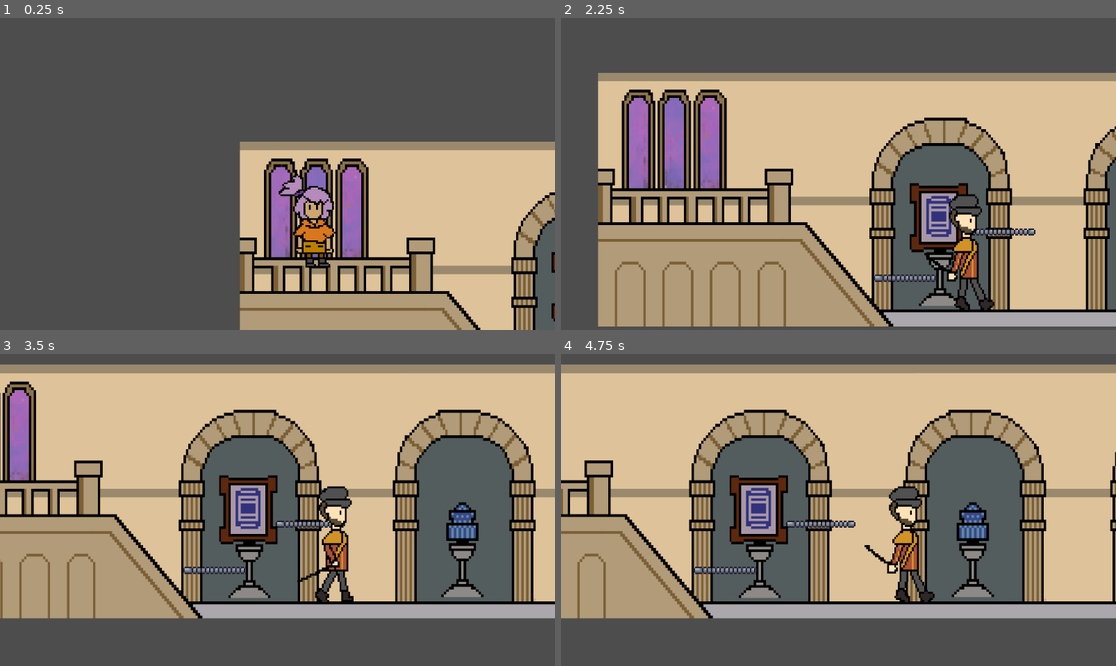
Above: before the commit, frames 1-4 (two rows, left to right).
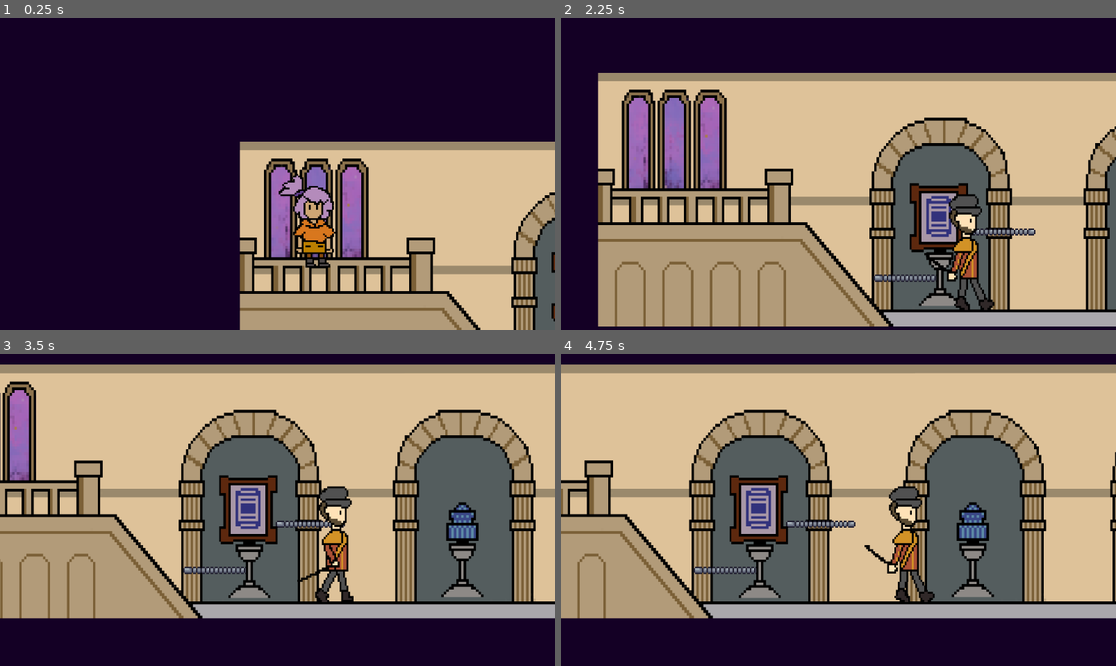
Above: after the commit, the same moments.

Repository: Will-Tate/Museum-Heist
Game: Godot game, scene res://main.tscn
The game is run twice, just before and just after one commit, with the same random seed, the same clock (stepped at 60 frames per second) and the same inputs.
Inputs:
- Up to frame 1 (0.25 s): no input
- Up to frame 2 (2.25 s): hold Right (ui_right) 0.53-2.03 s; tap S (hide_behind) at 0.6, 1.35, 2.1 s; hold Left (ui_left) from 2.03 s (still down)
- Up to frame 3 (3.5 s): release Left (ui_left) at 2.78 s; hold Right (ui_right) from 2.78 s (still down); tap S (hide_behind) at 2.85 s
- Up to frame 4 (4.75 s): tap S (hide_behind) at 3.6, 4.35 s; release Right (ui_right) at 4.28 s; hold Left (ui_left) from 4.28 s (still down)

The runs differ from the first frame. In frame 1, 66% of the frame differs, in the area x 0-100%, y 0-100%; in frame 2, 24%; in frame 3, 19%; in frame 4, 19%.

Commit message:
Small Changes

Diff:
--- a/dialogue.gd
+++ b/dialogue.gd
@@ -1,7 +1,7 @@
 extends Control
 
 # Define an array of texts
-var texts = ["Hey Ania, I have another job for you. ", "My sources have informed me that the Kritik Museum is adding another artifact to its collection, to be on display in a few days. ", "The artifact in question is Garuda’s feather. ", "Yes, THE Garuda. You’re familiar with the legend, I’m sure. ","Your mission, should you choose to accept, is to infiltrate the high security Museum, repossess the artifact, replace it with this letter","and return the artifact to the Indian people. ", "May the odds be ever in your favor"]
+var texts = ["Hey Ania, I have another job for you. ", "My sources have informed me that the Aritish Museum is adding another artifact to its collection in a few days. ", "The artifact in question is Garuda’s feather. ", "Yes, THE Garuda. You’re familiar with the legend, I’m sure. ","Your mission, should you choose to accept, is to infiltrate the high security museum ","repossess the artifact", "replace it with the letter" ,"and return the artifact to the Indian people. ", "May the odds be ever in your favor.."]
 var current_text_index = 0
 
 # Reference to the Label node
--- a/dialogue.tscn
+++ b/dialogue.tscn
@@ -1,10 +1,11 @@
-[gd_scene load_steps=6 format=3 uid="uid://j3wcm6tulvtr"]
+[gd_scene load_steps=7 format=3 uid="uid://j3wcm6tulvtr"]
 
 [ext_resource type="Texture2D" uid="uid://dluoebhi1f5gr" path="res://dialogue-box.png" id="1_gwvjd"]
 [ext_resource type="Script" path="res://dialogue.gd" id="1_ra7t6"]
 [ext_resource type="Texture2D" uid="uid://b4hsjwk5qc5r" path="res://label.png" id="2_1ahr0"]
 [ext_resource type="Texture2D" uid="uid://d2upypqaobrv0" path="res://arrow.png" id="3_5i2ro"]
-[ext_resource type="Texture2D" uid="uid://dxxiji24hlxgd" path="res://ACCEPT.png" id="5_s53q8"]
+[ext_resource type="FontFile" uid="uid://danidhgydo05m" path="res://IBMPlexMono-Medium.ttf" id="3_amo1g"]
+[ext_resource type="FontFile" uid="uid://4aviod1jluif" path="res://joystix monospace.otf" id="4_s138l"]
 
 [node name="Control" type="Control"]
 layout_mode = 3
@@ -38,13 +39,14 @@
 
 [node name="Text" type="Label" parent="Dialogue/TextureRect"]
 layout_mode = 2
-offset_left = 54.0
-offset_top = 52.0
-offset_right = 618.0
-offset_bottom = 158.0
+offset_left = 44.0
+offset_top = 51.0
+offset_right = 620.0
+offset_bottom = 125.0
 size_flags_horizontal = 0
 size_flags_vertical = 0
 theme_override_colors/font_color = Color(0, 0, 0, 1)
+theme_override_fonts/font = ExtResource("3_amo1g")
 theme_override_font_sizes/font_size = 21
 autowrap_mode = 2
 
@@ -67,13 +69,16 @@
 anchor_top = 0.5
 anchor_right = 0.5
 anchor_bottom = 0.5
-offset_left = -20.0
-offset_top = -11.5
-offset_right = 20.0
-offset_bottom = 11.5
+offset_left = -59.5
+offset_top = -13.0
+offset_right = 59.5
+offset_bottom = 15.0
 grow_horizontal = 2
 grow_vertical = 2
 theme_override_colors/font_color = Color(0, 0, 0, 1)
+theme_override_fonts/font = ExtResource("4_s138l")
+theme_override_font_sizes/font_size = 18
+text = "OPERATOR"
 
 [node name="TextureButton" type="TextureButton" parent="."]
 custom_minimum_size = Vector2(30, 30)
@@ -102,28 +107,34 @@
 
 [node name="TextureButton2" type="TextureButton" parent="."]
 layout_mode = 1
-anchors_preset = 12
-anchor_top = 1.0
-anchor_right = 1.0
-anchor_bottom = 1.0
+anchors_preset = -1
+anchor_left = 0.368
+anchor_top = 0.69
+anchor_right = 0.561
+anchor_bottom = 0.865
+offset_left = 0.11998
+offset_top = -1.14441e-05
+offset_right = -0.260032
+offset_bottom = -1.38283e-05
 grow_horizontal = 2
 grow_vertical = 0
 
-[node name="TextureRect" type="TextureRect" parent="TextureButton2"]
+[node name="Label" type="Label" parent="TextureButton2"]
 layout_mode = 1
-anchors_preset = 8
-anchor_left = 0.5
-anchor_top = 0.5
-anchor_right = 0.5
-anchor_bottom = 0.5
-offset_left = -50.0
-offset_top = -63.0
-offset_right = 46.0
-offset_bottom = -31.0
+anchors_preset = -1
+anchor_left = 0.134
+anchor_right = 1.173
+anchor_bottom = 1.0
+offset_left = -0.0180004
+offset_top = 1.0
+offset_right = 0.0289876
+offset_bottom = 1.0
 grow_horizontal = 2
 grow_vertical = 2
-texture = ExtResource("5_s53q8")
-expand_mode = 2
+theme_override_colors/font_color = Color(0, 0, 0, 1)
+theme_override_fonts/font = ExtResource("4_s138l")
+theme_override_font_sizes/font_size = 26
+text = "ACCEPT"
 
 [connection signal="pressed" from="TextureButton" to="." method="_on_texture_button_pressed"]
 [connection signal="pressed" from="TextureButton2" to="." method="_on_texture_button_2_pressed"]
--- a/project.godot
+++ b/project.godot
@@ -45,3 +45,7 @@
 , Object(InputEventJoypadButton,"resource_local_to_scene":false,"resource_name":"","device":-1,"button_index":11,"pressure":0.0,"pressed":true,"script":null)
 ]
 }
+
+[rendering]
+
+environment/defaults/default_clear_color=Color(0.0784314, 0, 0.145098, 1)
Binary file added: IBMPlexMono-Medium.ttf
Not shown, added: IBMPlexMono-Medium.ttf.import
Binary file added: IBMPlexMono-Regular.ttf
Not shown, added: IBMPlexMono-Regular.ttf.import
Binary file added: joystix monospace.otf
Not shown, added: joystix monospace.otf.import
Not shown, added: .DS_Store
